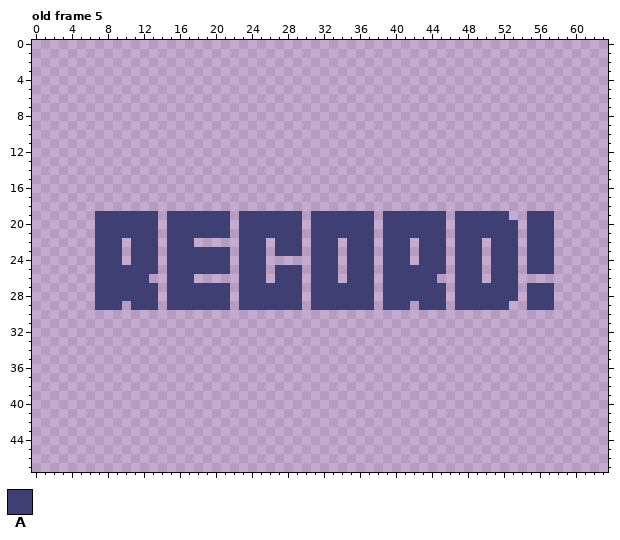
Edited in one commit: pixel-art file (Art/Aseprite/UI.aseprite). This is how it looked before the edit.
64x48 pixels, 5 frames. Shown: old frame 5. The commit also changed other frames, which this record leaves out.
Palette (. is transparent): A #3f3f74
And afterwards:
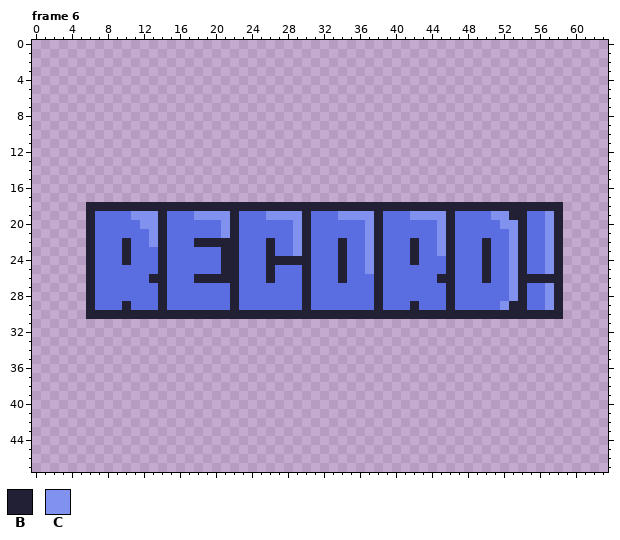
Colours new in this view: B #222034  C #8191ee
Commit: [Record Name Added] Adicionei um texto pro Recorde.
Diff:
frames 5 -> 6
Colour A changes from #3f3f74 to #5b6ee1.
Frame 6 against old frame 5:
There is now colour B in row 18 at x 6 to 58; in row 19 at x 6, 14, 22, 30, 38, 46, 53 to 54 and 58; in rows 20 to 21 at x 6, 14, 22, 30, 38, 46, 54 and 58; in row 22 at x 6, 10, 14, 18 to 22, 26, 30, 34, 38, 42, 46, 50, 54 and 58; in row 23 at x 6, 10, 14, 22, 26, 30, 34, 38, 42, 46, 50, 54 and 58; in row 24 at x 6, 10, 14, 22, 26 to 30, 34, 38, 42, 46, 50, 54 and 58.
There is now colour B in row 25 at x 6, 14, 22, 26, 30, 34, 38, 46, 50, 54 and 58; in row 26 at x 6, 13 to 14, 18 to 22, 26, 30, 34, 38, 45 to 46, 50 and 54 to 58; in rows 27 to 28 at x 6, 14, 22, 30, 38, 46, 54 and 58; in row 29 at x 6, 10, 14, 22, 30, 38, 42, 46, 53 to 54 and 58; in row 30 at x 6 to 58.
The edit turns colour A into colour B in rows 23 to 25 at x 21.
The edit turns colour A into colour C in row 19 at x 11 to 13, 18 to 21, 26 to 29, 34 to 37, 42 to 45, 51 to 52 and 57; in row 20 at x 12 to 13, 21, 29, 37, 45, 52 to 53 and 57; in row 21 at x 13, 21, 29, 37, 45, 53 and 57; in row 22 at x 13, 29, 37, 45, 53 and 57; in row 23 at x 29, 37, 45, 53 and 57; in rows 24 to 25 at x 37, 53 and 57.
The edit turns colour A into colour C in row 26 at x 53; in rows 27 to 28 at x 53 and 57; in row 29 at x 52 and 57.
Changed places in both pictures, as pixel boxes (x1, y1, x2, y2):
changed: (86, 202, 563, 319)
